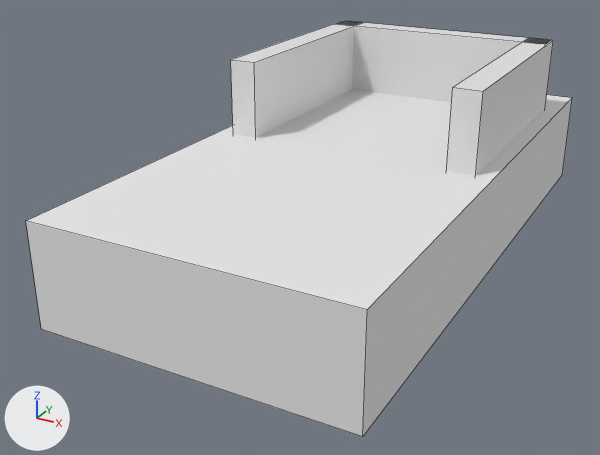
One commit to the Blender file NotForBroadcastPOC-Sourcetree/Assets/Blender Files/- Interactive/Trip Switch.blend: the scene before it, then after it.
The view is the same before and after, from a 50 mm lens placed at (0.1043, -0.2258, 0.1235), pointed at (-0.011, -0.0162, 0.0187). Arrows for +X, +Y and +Z are at lower left; the lights stay in place. Mesh edges are drawn as thin lines.

In view in the first picture: 'Box', 'Switch'.
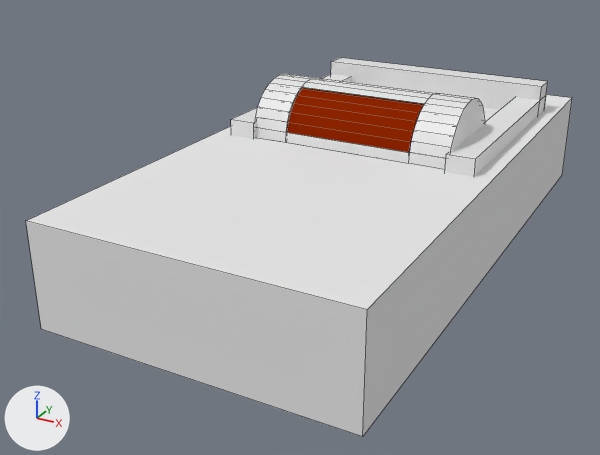
The change in detail:
Material 'Material.002' (mat_material_002) is new.
Its base color is (0.003, 0.214, 0.0) (green #0a7f00).
Material 'Material.001' (mat_material_001) is new.
Its base color is (0.267, 0.0182, 0.0) (brown #8d2500).
me_cube_001 has 24 vertices, 18 faces and spans x -0.0407..0.0409, y -0.0074..0.0731, z -0.0122..0.013.
me_cube_001 is used by ob_switch; location (0.0, 0.0, 0.0537).
me_cube_001 part 1: the loose piece of 8 vertices spanning x -0.0407..-0.0321, y -0.0074..0.0728, z -0.0122..0.013 is scaled about its middle by (1, 1, 0.43), then moved by (-0.0409, -0.0106, -0.0007).
me_cube_001 part 2: the loose piece of 8 vertices spanning x 0.0322..0.0409, y -0.0074..0.0728, z -0.0122..0.013 is scaled about its middle by (1, 1, 0.43), then moved by (-0.0409, -0.0106, -0.0007).
me_cube_001 part 3: the loose piece of 8 vertices spanning x -0.0401..0.0401, y 0.0644..0.0731, z -0.0122..0.013 is scaled about its middle by (1.02, 1, 0.777), then moved by (-0.0409, -0.0106, -0.0003).
Mesh me_cylinder is new.
It has 128 vertices, 88 faces and spans x -1.0..1.0, y -1.0..1.0, z -1.02..1.02.
Mesh me_cylinder_001 is new.
It has 128 vertices, 98 faces and spans x -1.0..1.0, y -1.0..1.0, z -1.0..1.0.
Faces by material slot: [56, 42].
It uses material mat_material_001 (brown #8d2500).
It uses material mat_material_002 (green #0a7f00).
Object 'Switch' (ob_switch) moves from (0.0, 0.0, 0.0537) to (0.0409, 0.0095, 0.0424).
Object 'ON/OFF' (ob_on_off) is new; it shows me_cylinder_001.
Its parent is ob_switch_middle.
Its matrix parent inverse is Matrix(((0.0000116, 0.0, -59.41, 2.585), (0.0, 59.41, 0.0, -0.566), (31.18, 0.0, 0.0, 0.0), (0.0, 0.0, 0.0, 1.0))).
Its location is (-0.000176, 0.00952, 0.0434).
Its rotation in degrees is (0, 90, 0).
Its scale is (0.0162, 0.0162, 0.0324).
Object 'Switch Middle' (ob_switch_middle) is new; it shows me_cylinder.
Its parent is ob_switch.
Its matrix parent inverse is Matrix(((1.0, 0.0, 0.0, -0.0409), (0.0, 1.0, 0.0, -0.00951), (0.0, 0.0, 1.0, -0.0435), (0.0, 0.0, 0.0, 1.0))).
Its location is (0.0, 0.00952, 0.0435).
Its rotation in degrees is (0, 90, 0).
Its scale is (0.0168, 0.0168, 0.0321).

Location of each change, [x1, y1, x2, y2] in pixels of the pictures (600 x 455 px; the box of a moved part takes in the faces that stretch with it):
'Switch', reshaped, moved
    before: [231, 21, 553, 176]
    after: [231, 58, 548, 177]
'Switch Middle', added
    after: [255, 74, 485, 170]
'ON/OFF', added (brown)
    after: [286, 87, 424, 153]
part 1 of me_cube_001, moved or reshaped
    before: [231, 21, 360, 138]
    after: [231, 74, 351, 139]
part 2 of me_cube_001, moved or reshaped
    before: [446, 39, 553, 176]
    after: [445, 95, 546, 177]
part 3 of me_cube_001, moved or reshaped
    before: [337, 21, 551, 102]
    after: [331, 58, 548, 110]
